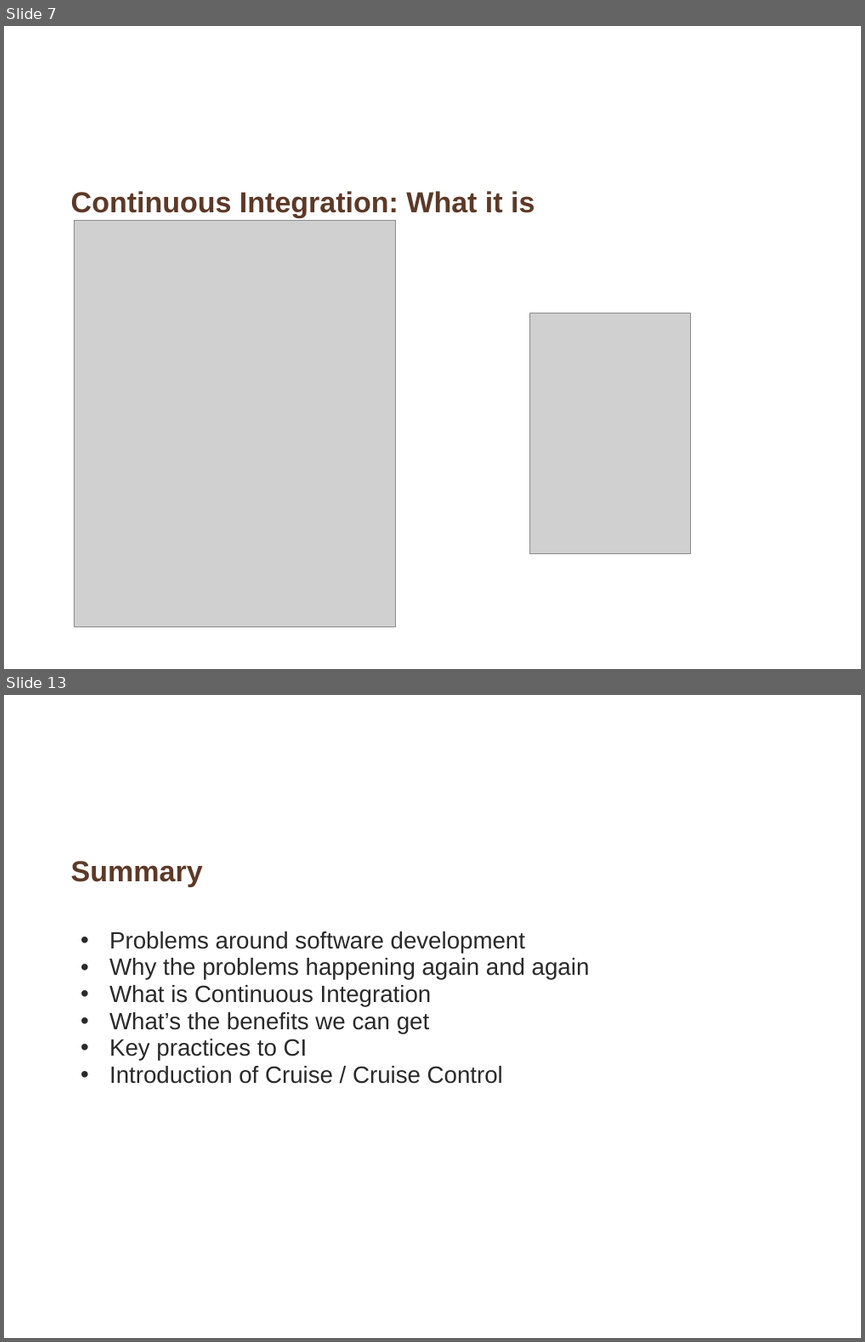
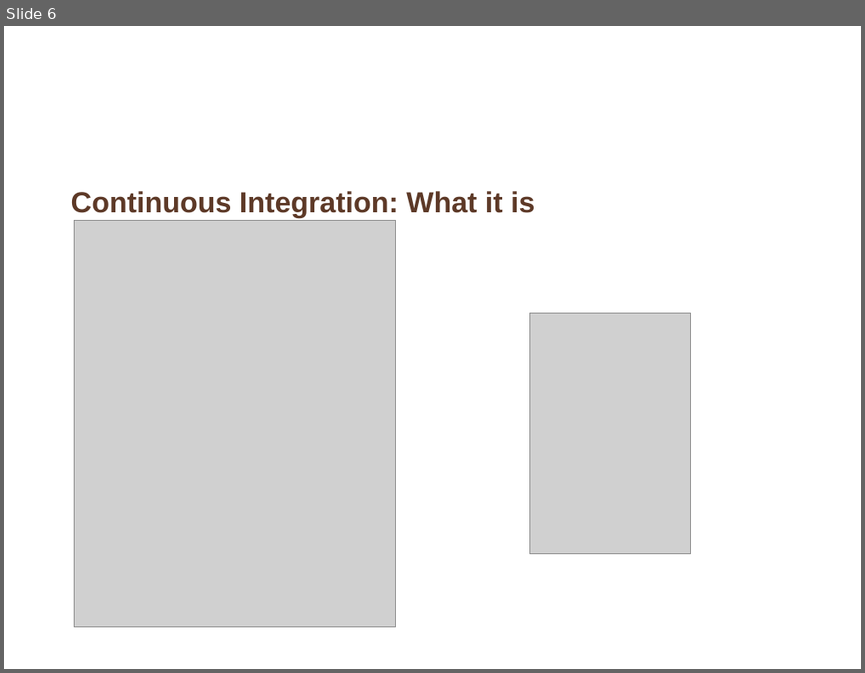
Before and after one commit to whimet/cruisetraining, a slide deck: Introduction_continuous_integration.ppt. Shown one above the other, each under a label of ours: slides 7 and 13 before the commit, slide 6 after it; the slides between them are not shown. The pictures are 865x1342 and 865x673 pixels, drawn with LibreOffice and Linux fonts; fonts in the diff are those of the drawing; grey boxes stand for pictures; background and template pictures are left out. Boxes give left, top, right and bottom in pixels: in the first picture for what was removed or moved away, otherwise in the second. Text is boxed around its words. In the diff, an @@ line names an element or a change of style, - is before the commit and + after.

Commit message:
Redesigned the ppt for Intro_to_CI

```diff
--- a/Introduction_continuous_integration.ppt
+++ b/Introduction_continuous_integration.ppt
@@ slide 13 removed at [4,695,861,1338], background picture (left out) @@
@@ title removed at [71,861,203,886] @@
-Summary
@@ text removed at [109,931,590,1083] @@
-  • Problems around software development
-  • Why the problems happening again and again
-  • What is Continuous Integration
-  • What’s the benefits we can get
-  • Key practices to CI
-  • Introduction of Cruise / Cruise Control
@@ what was slide 7 is now slide 6 @@
```
Also in this commit, not shown: 2 slides changed, 11 slides added, 8 other slides removed.
